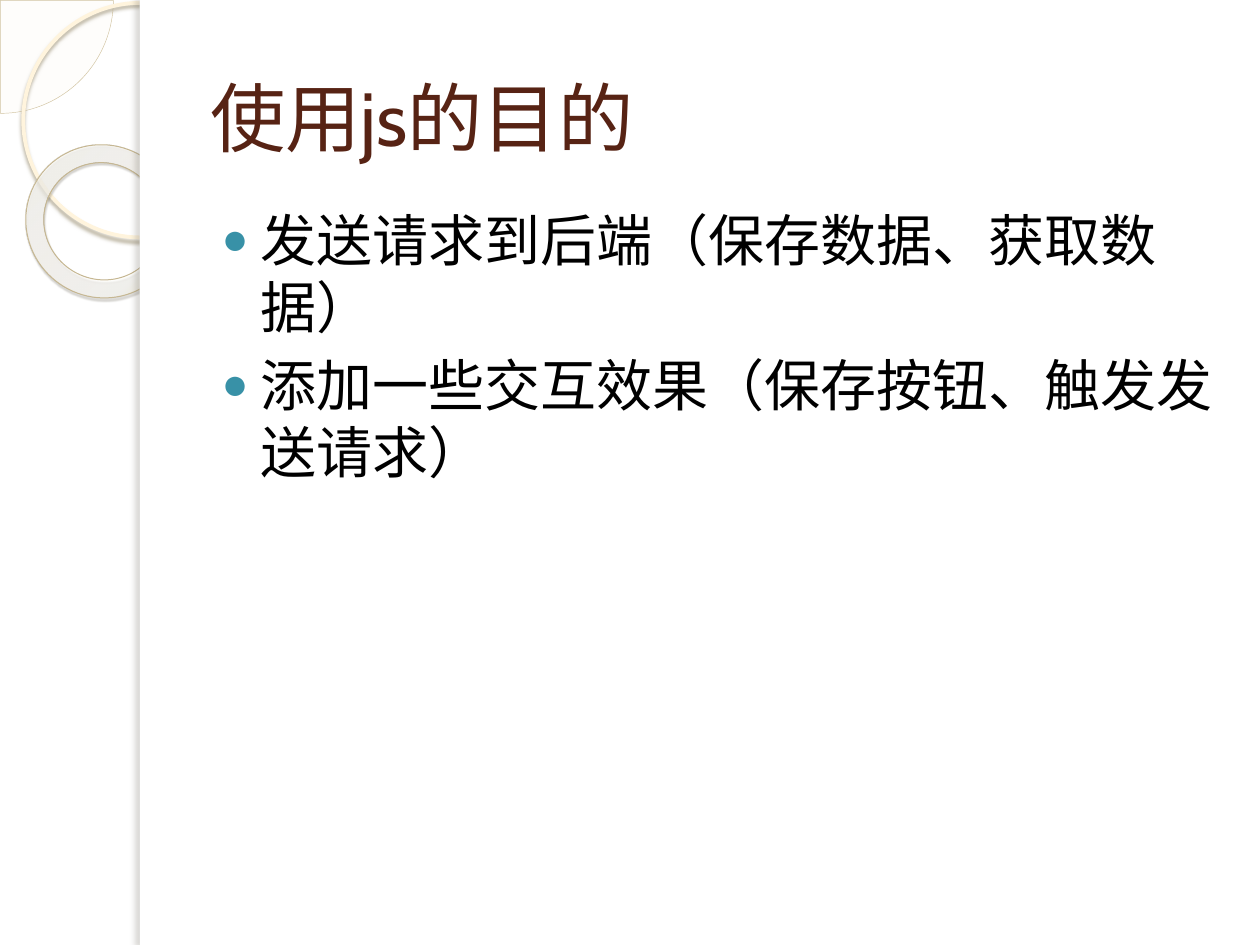
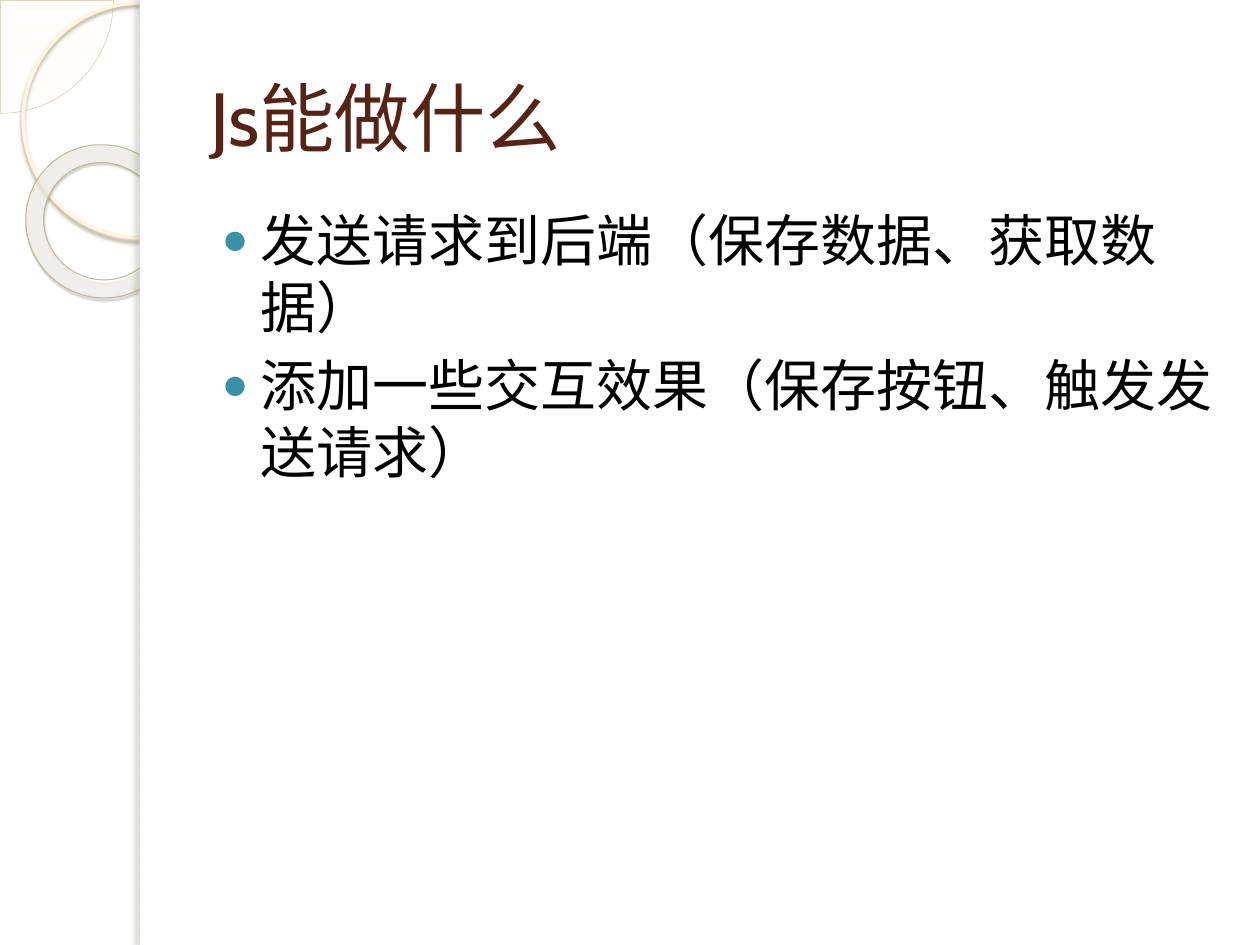
Before and after one commit to q315506754/algorithem, a slide deck: slide 9 of ps/js/演示文稿.pptx. Drawn at 1260x945 pixels with LibreOffice and Linux fonts; fonts in the diff are those of the drawing; background and template pictures are left out. Boxes give left, top, right and bottom in pixels: in the first picture for what was removed or moved away, otherwise in the second. Text is boxed around its words. In the diff, an @@ line names an element or a change of style, - is before the commit and + after.

```diff
--- a/ps/js/演示文稿.pptx
+++ b/ps/js/演示文稿.pptx
@@ title at bbox=[210, 83, 560, 159]: text changed @@
-使用js的目的
+Js能做什么
```
Also in this commit, not shown: 2 other slides changed, 3 slides added, 4 other files.
